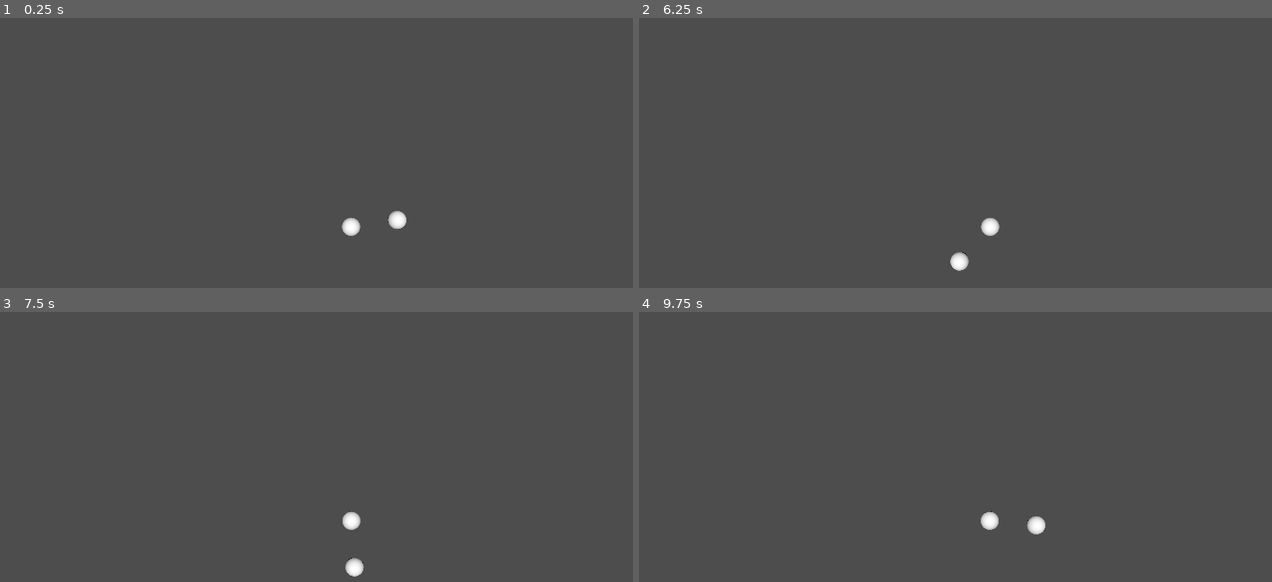
Above: before the commit, frames 1-4 (two rows, left to right).
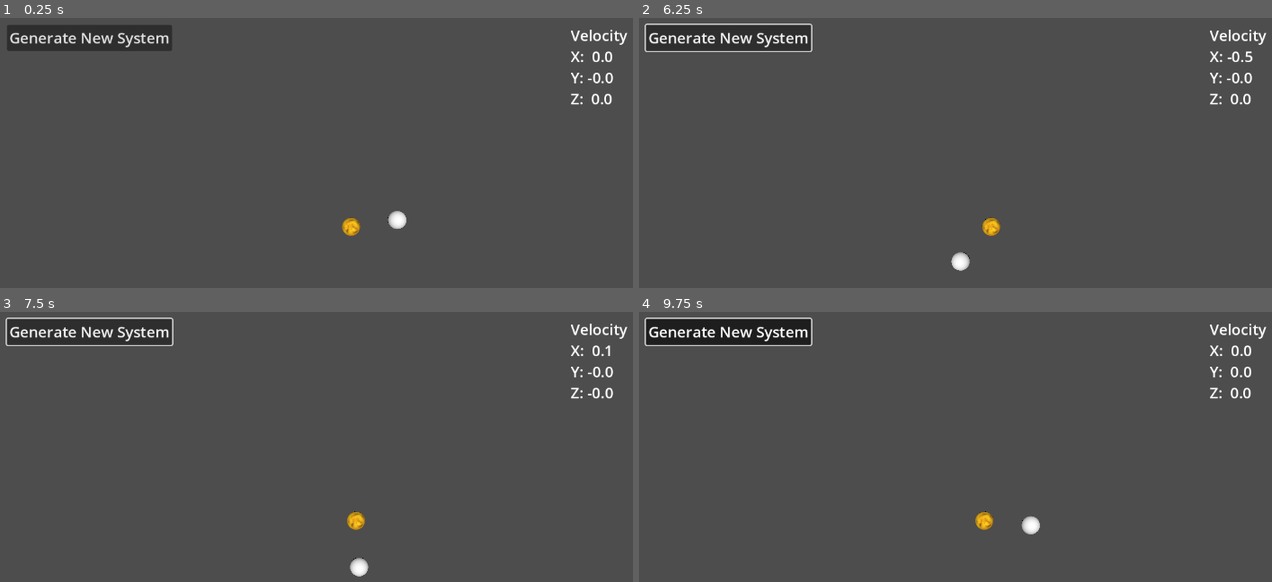
Above: after the commit, the same moments.

Repository: kruzaavn/solar_system_model
Game: Godot game, scene res://scenes/system/system.tscn
The game is run twice, just before and just after one commit, with the same random seed, the same clock (stepped at 60 frames per second) and the same inputs.
Inputs (mouse positions are in pixels of both pictures, inside the frame that each line leads up to):
- Up to frame 1 (0.25 s): no input
- Up to frame 2 (6.25 s): click (727, 36) at 0.5 s, where only the run after the commit has a clickable "Generate New System"; click (727, 36) at 1.25 s, where only the run after the commit has a clickable "Generate New System"; move the mouse to (1145, 190) at 2.02 s; hold Right (Right) 2.03-2.78 s; hold Space (Halt) 2.03-2.78 s; move the mouse to (847, 231) at 2.77 s; hold F (Back, bound only after the commit) 2.78-3.53 s; tap Space (Halt) at 2.85, 4.35, 5.85 s; move the mouse to (1063, 123) at 3.52 s; hold Right (Right) 3.53-4.28 s; hold Space (Halt) 3.53-4.28 s; move the mouse to (outside the picture) at 4.27 s; hold R (Forward, bound only after the commit) 4.28-5.03 s; move the mouse to (1208, 271) at 5.02 s; hold Space (Halt) 5.03-5.78 s; hold A (Left) from 5.03 s (still down); move the mouse to (771, 150) at 5.77 s
- Up to frame 3 (7.5 s): move the mouse to (386, 506) at 6.52 s; release A (Left) at 6.53 s; hold F (Back, bound only after the commit) 6.53-7.28 s; hold Space (Halt) 6.53-7.28 s; move the mouse to (240, 403) at 7.27 s; hold Right (Right) from 7.28 s (still down); tap Space (Halt) at 7.35 s
- Up to frame 4 (9.75 s): move the mouse to (1145, 484) at 8.02 s; release Right (Right) at 8.03 s; hold R (Forward, bound only after the commit) 8.03-8.78 s; hold Space (Halt) 8.03-8.78 s; move the mouse to (847, 525) at 8.77 s; hold Right (Right) 8.78-9.53 s; tap Space (Halt) at 8.85 s; move the mouse to (1063, 417) at 9.52 s; hold F (Back, bound only after the commit) from 9.53 s (still down); hold Space (Halt) from 9.53 s (still down)

The runs differ from the first frame. In frame 1, 3.0% of the frame differs, in the area x 1-100%, y 2-81%; in frame 2, 3.3%; in frame 3, 3.4%; in frame 4, 3.5%, in the area x 0-100%, y 1-83%.

Commit message:
added ui

Diff:
--- a/autoloads/orbital.gd
+++ b/autoloads/orbital.gd
@@ -2,3 +2,6 @@
 
 
 @export var g: float  = 6.674e-11
+
+func generate_new_system():
+	print("I've been fired")
--- a/project.godot
+++ b/project.godot
@@ -19,6 +19,10 @@
 
 Orbital="*res://autoloads/orbital.gd"
 
+[display]
+
+window/size/mode=2
+
 [input]
 
 Left={
@@ -35,14 +39,12 @@
 }
 Forward={
 "deadzone": 0.5,
-"events": [Object(InputEventKey,"resource_local_to_scene":fa …(140 unchanged characters)… d":false,"keycode":0,"physical_keycode":4194320,"key_label":0,"unicode":0,"echo":false,"script":null)
-, Object(InputEventKey,"resource_local_to_scene":false,"resource_name":"","device":-1,"window_id":0,"alt_pressed":false,"shift_pressed":false,"ctrl_pressed":false,"meta_pressed":false,"pressed":false,"keycode":0,"physical_keycode":87,"key_label":0,"unicode":119,"echo":false,"script":null)
+"events": [Object(InputEventKey,"resource_local_to_scene":fa …(140 unchanged characters)… d":false,"keycode":0,"physical_keycode":82,"key_label":0,"unicode":114,"echo":false,"script":null)
 ]
 }
 Back={
 "deadzone": 0.5,
-"events": [Object(InputEventKey,"resource_local_to_scene":fa …(140 unchanged characters)… d":false,"keycode":0,"physical_keycode":4194322,"key_label":0,"unicode":0,"echo":false,"script":null)
-, Object(InputEventKey,"resource_local_to_scene":false,"resource_name":"","device":-1,"window_id":0,"alt_pressed":false,"shift_pressed":false,"ctrl_pressed":false,"meta_pressed":false,"pressed":false,"keycode":0,"physical_keycode":83,"key_label":0,"unicode":115,"echo":false,"script":null)
+"events": [Object(InputEventKey,"resource_local_to_scene":fa …(140 unchanged characters)… d":false,"keycode":0,"physical_keycode":70,"key_label":0,"unicode":102,"echo":false,"script":null)
 ]
 }
 Halt={
@@ -50,6 +52,18 @@
 "events": [Object(InputEventKey,"resource_local_to_scene":false,"resource_name":"","device":-1,"window_id":0,"alt_pressed":false,"shift_pressed":false,"ctrl_pressed":false,"meta_pressed":false,"pressed":false,"keycode":0,"physical_keycode":32,"key_label":0,"unicode":32,"echo":false,"script":null)
 ]
 }
+Up={
+"deadzone": 0.5,
+"events": [Object(InputEventKey,"resource_local_to_scene":false,"resource_name":"","device":-1,"window_id":0,"alt_pressed":false,"shift_pressed":false,"ctrl_pressed":false,"meta_pressed":false,"pressed":false,"keycode":0,"physical_keycode":87,"key_label":0,"unicode":119,"echo":false,"script":null)
+, Object(InputEventKey,"resource_local_to_scene":false,"resource_name":"","device":-1,"window_id":0,"alt_pressed":false,"shift_pressed":false,"ctrl_pressed":false,"meta_pressed":false,"pressed":false,"keycode":0,"physical_keycode":4194320,"key_label":0,"unicode":0,"echo":false,"script":null)
+]
+}
+Down={
+"deadzone": 0.5,
+"events": [Object(InputEventKey,"resource_local_to_scene":false,"resource_name":"","device":-1,"window_id":0,"alt_pressed":false,"shift_pressed":false,"ctrl_pressed":false,"meta_pressed":false,"pressed":false,"keycode":0,"physical_keycode":83,"key_label":0,"unicode":115,"echo":false,"script":null)
+, Object(InputEventKey,"resource_local_to_scene":false,"resource_name":"","device":-1,"window_id":0,"alt_pressed":false,"shift_pressed":false,"ctrl_pressed":false,"meta_pressed":false,"pressed":false,"keycode":0,"physical_keycode":4194322,"key_label":0,"unicode":0,"echo":false,"script":null)
+]
+}
 
 [physics]
 
--- a/scenes/body/body.gd
+++ b/scenes/body/body.gd
@@ -10,7 +10,7 @@
 func _ready() -> void:
 
 
-	var material = $MeshInstance3D.mesh.get_material()
+	var material = $SurfaceMesh.mesh.get_material()
 
 	material.set_shader_parameter('height_map', height_map)
 	material.set_shader_parameter('mesh_texture', texture)
@@ -32,3 +32,17 @@
 	var r = influencing_body.transform.origin - transform.origin
 
 	return ((Orbital.g * influencing_body.mass * mass) / r.length() ** 2) * r.normalized()
+
+
+func _on_mouse_entered():
+
+	var material = $OutlineMesh.mesh.get_material()
+
+	material.set_shader_parameter('show', true)
+
+
+func _on_mouse_exited():
+
+	var material = $OutlineMesh.mesh.get_material()
+
+	material.set_shader_parameter('show', false)
--- a/scenes/body/body.tscn
+++ b/scenes/body/body.tscn
@@ -1,46 +1,48 @@
-[gd_scene load_steps=12 format=3 uid="uid://0muswldcin2y"]
+[gd_scene load_steps=9 format=3 uid="uid://0muswldcin2y"]
 
 [ext_resource type="Script" path="res://scenes/body/body.gd" id="1_h0e1s"]
 [ext_resource type="Shader" path="res://scenes/body/planetary_body.gdshader" id="1_nvprb"]
-
-[sub_resource type="Gradient" id="Gradient_sml7a"]
-
-[sub_resource type="FastNoiseLite" id="FastNoiseLite_h5be6"]
-
-[sub_resource type="NoiseTexture2D" id="NoiseTexture2D_70d41"]
-seamless = true
-color_ramp = SubResource("Gradient_sml7a")
-noise = SubResource("FastNoiseLite_h5be6")
-
-[sub_resource type="Gradient" id="Gradient_ymaoc"]
-
-[sub_resource type="FastNoiseLite" id="FastNoiseLite_ndfah"]
-
-[sub_resource type="NoiseTexture2D" id="NoiseTexture2D_vbiey"]
-seamless = true
-color_ramp = SubResource("Gradient_ymaoc")
-noise = SubResource("FastNoiseLite_ndfah")
+[ext_resource type="Shader" path="res://scenes/body/outline.gdshader" id="3_jxveo"]
 
 [sub_resource type="ShaderMaterial" id="ShaderMaterial_mfpmq"]
 resource_local_to_scene = true
 render_priority = 0
 shader = ExtResource("1_nvprb")
 shader_parameter/sample_scale = 0.1
-shader_parameter/height_map = SubResource("NoiseTexture2D_70d41")
-shader_parameter/mesh_texture = SubResource("NoiseTexture2D_vbiey")
 
 [sub_resource type="SphereMesh" id="SphereMesh_ovucj"]
 resource_local_to_scene = true
 material = SubResource("ShaderMaterial_mfpmq")
 
+[sub_resource type="ShaderMaterial" id="ShaderMaterial_edn7n"]
+resource_local_to_scene = true
+render_priority = 0
+shader = ExtResource("3_jxveo")
+shader_parameter/show = false
+shader_parameter/color = Color(0, 0.827451, 0.956863, 0.490196)
+
+[sub_resource type="SphereMesh" id="SphereMesh_yvosl"]
+resource_local_to_scene = true
+material = SubResource("ShaderMaterial_edn7n")
+radius = 0.7
+height = 1.4
+
 [sub_resource type="SphereShape3D" id="SphereShape3D_57gkv"]
+radius = 0.7
 
 [node name="body" type="RigidBody3D"]
 gravity_scale = 0.0
 script = ExtResource("1_h0e1s")
 
-[node name="MeshInstance3D" type="MeshInstance3D" parent="."]
+[node name="SurfaceMesh" type="MeshInstance3D" parent="."]
 mesh = SubResource("SphereMesh_ovucj")
+
+[node name="OutlineMesh" type="MeshInstance3D" parent="."]
+mesh = SubResource("SphereMesh_yvosl")
+skeleton = NodePath("../SurfaceMesh")
 
 [node name="CollisionShape3D" type="CollisionShape3D" parent="."]
 shape = SubResource("SphereShape3D_57gkv")
+
+[connection signal="mouse_entered" from="." to="." method="_on_mouse_entered"]
+[connection signal="mouse_exited" from="." to="." method="_on_mouse_exited"]
--- /dev/null
+++ b/scenes/body/outline.gdshader
@@ -0,0 +1,20 @@
+shader_type spatial;
+
+uniform bool show;
+uniform vec4 color: source_color;
+
+void fragment() {
+	// Place fragment code here.
+
+	ALBEDO = color.rgb;
+
+	if (show) {
+
+		ALPHA = color.a;
+	} else {
+
+		ALPHA = 0.0;
+
+	};
+
+}
--- a/scenes/camera/camera_body.gd
+++ b/scenes/camera/camera_body.gd
@@ -1,6 +1,6 @@
 extends RigidBody3D
 
-@export_range(0.1, 1, 0.1) var scale_factor: float
+@export_range(1, 100, 1) var scale_factor: float
 
 # Called when the node enters the scene tree for the first time.
 func _ready():
@@ -17,18 +17,24 @@
 	var inpulse = Vector3.ZERO
 
 	if Input.is_action_pressed('Left'):
-		inpulse += Vector3.LEFT
+		inpulse += -transform.basis.x
 
 	if Input.is_action_pressed("Right"):
-		inpulse += Vector3.RIGHT
+		inpulse += transform.basis.x
 
 	if Input.is_action_pressed("Forward"):
-		inpulse += Vector3.FORWARD
+		inpulse += -transform.basis.z
 
 	if Input.is_action_pressed("Back"):
-		inpulse += Vector3.BACK
+		inpulse += transform.basis.z
 
-	inpulse *= scale_factor
+	if Input.is_action_pressed("Up"):
+		inpulse += transform.basis.y
+
+	if Input.is_action_pressed("Down"):
+		inpulse += -transform.basis.y
+
+	inpulse = inpulse * scale_factor * delta
 
 	if Input.is_action_pressed("Halt"):
 		linear_velocity = Vector3.ZERO
--- a/scenes/camera/camera_body.tscn
+++ b/scenes/camera/camera_body.tscn
@@ -9,7 +9,7 @@
 [node name="CameraBody" type="RigidBody3D"]
 gravity_scale = 2.66454e-15
 script = ExtResource("1_xmpry")
-scale_factor = 0.1
+scale_factor = 100.0
 
 [node name="Camera3D" type="Camera3D" parent="."]
 transform = Transform3D(1, 0, 0, 0, 1, 0, 0, 0, 1, 2.08165e-12, 1, 2.08165e-12)
--- a/scenes/system/system.tscn
+++ b/scenes/system/system.tscn
@@ -1,12 +1,25 @@
-[gd_scene load_steps=3 format=3 uid="uid://gmfmleiwin8c"]
+[gd_scene load_steps=7 format=3 uid="uid://gmfmleiwin8c"]
 
 [ext_resource type="PackedScene" uid="uid://0muswldcin2y" path="res://scenes/body/body.tscn" id="1_ktgkc"]
 [ext_resource type="PackedScene" uid="uid://b2qyogf1ricc7" path="res://scenes/camera/camera_body.tscn" id="2_1c2io"]
+[ext_resource type="PackedScene" uid="uid://draoeu0q3cm8q" path="res://scenes/ui/user_interface.tscn" id="3_edxjg"]
+
+[sub_resource type="Gradient" id="Gradient_enfy4"]
+offsets = PackedFloat32Array(0, 0.434783, 1)
+colors = PackedColorArray(0, 0, 0, 1, 1, 0.67451, 0, 1, 1, 1, 0, 1)
+
+[sub_resource type="FastNoiseLite" id="FastNoiseLite_jogyy"]
+
+[sub_resource type="NoiseTexture2D" id="NoiseTexture2D_k54jv"]
+seamless = true
+color_ramp = SubResource("Gradient_enfy4")
+noise = SubResource("FastNoiseLite_jogyy")
 
 [node name="system" type="Node3D"]
 
 [node name="star" parent="." instance=ExtResource("1_ktgkc")]
 mass = 1.6e+11
+texture = SubResource("NoiseTexture2D_k54jv")
 
 [node name="planet" parent="." node_paths=PackedStringArray("influencing_body") instance=ExtResource("1_ktgkc")]
 transform = Transform3D(1, 0, 0, 0, 1, 0, 0, 0, 1, 3, 0, 0)
@@ -15,3 +28,6 @@
 
 [node name="CameraBody" parent="." instance=ExtResource("2_1c2io")]
 transform = Transform3D(1, -6.97574e-16, -1.5246e-23, -1.5246e-23, -4.37114e-08, 1, -6.97574e-16, -1, -4.37114e-08, 2.08165e-12, 17, 2.08165e-12)
+
+[node name="UserInterface" parent="." node_paths=PackedStringArray("body") instance=ExtResource("3_edxjg")]
+body = NodePath("../CameraBody")
--- /dev/null
+++ b/scenes/ui/GenerateSystem.gd
@@ -0,0 +1,15 @@
+extends Button
+
+
+# Called when the node enters the scene tree for the first time.
+func _ready():
+	pass # Replace with function body.
+
+
+# Called every frame. 'delta' is the elapsed time since the previous frame.
+func _process(delta):
+	pass
+
+
+func _on_pressed():
+	Orbital.generate_new_system()
--- /dev/null
+++ b/scenes/ui/user_interface.gd
@@ -0,0 +1,30 @@
+extends Control
+
+
+@onready @export var body: RigidBody3D
+
+# Called when the node enters the scene tree for the first time.
+func _ready():
+	pass # Replace with function body.
+
+
+# Called every frame. 'delta' is the elapsed time since the previous frame.
+func _process(delta):
+	update_velocity()
+
+func update_velocity() -> void:
+
+	var label = $VelocityLabel
+
+	if body:
+
+		var linear_velocity = body.linear_velocity
+
+		var text = """Velocity
+X: %4.1f
+Y: %4.1f
+Z: %4.1f""" % [linear_velocity.x, linear_velocity.y, linear_velocity.z]
+
+		label.text = text
+	else:
+		label.text = ""
--- /dev/null
+++ b/scenes/ui/user_interface.tres
@@ -0,0 +1,7 @@
+[gd_resource type="Theme" load_steps=2 format=3 uid="uid://bcbh7otrsl1pp"]
+
+[sub_resource type="SystemFont" id="SystemFont_tafe2"]
+
+[resource]
+default_font = SubResource("SystemFont_tafe2")
+default_font_size = 24
--- /dev/null
+++ b/scenes/ui/user_interface.tscn
@@ -0,0 +1,48 @@
+[gd_scene load_steps=4 format=3 uid="uid://draoeu0q3cm8q"]
+
+[ext_resource type="Theme" uid="uid://bcbh7otrsl1pp" path="res://scenes/ui/user_interface.tres" id="1_v3a3d"]
+[ext_resource type="Script" path="res://scenes/ui/user_interface.gd" id="1_vfu57"]
+[ext_resource type="Script" path="res://scenes/ui/GenerateSystem.gd" id="3_q6dgx"]
+
+[node name="UserInterface" type="Control"]
+layout_mode = 3
+anchors_preset = 15
+anchor_right = 1.0
+anchor_bottom = 1.0
+grow_horizontal = 2
+grow_vertical = 2
+mouse_filter = 2
+theme = ExtResource("1_v3a3d")
+script = ExtResource("1_vfu57")
+
+[node name="VelocityLabel" type="RichTextLabel" parent="."]
+layout_mode = 1
+anchors_preset = -1
+anchor_left = 0.946
+anchor_right = 1.0
+anchor_bottom = 0.102
+offset_left = -161.792
+offset_top = 24.0
+offset_right = -62.0
+offset_bottom = 127.904
+grow_horizontal = 0
+text = "Velocity
+X:
+Y:
+Z:"
+fit_content = true
+scroll_active = false
+metadata/_edit_use_anchors_ = true
+
+[node name="GenerateSystem" type="Button" parent="."]
+layout_mode = 1
+anchors_preset = -1
+offset_left = 24.0
+offset_top = 24.0
+offset_right = 204.0
+offset_bottom = 56.0
+text = "Generate New System"
+script = ExtResource("3_q6dgx")
+metadata/_edit_use_anchors_ = true
+
+[connection signal="pressed" from="GenerateSystem" to="GenerateSystem" method="_on_pressed"]
